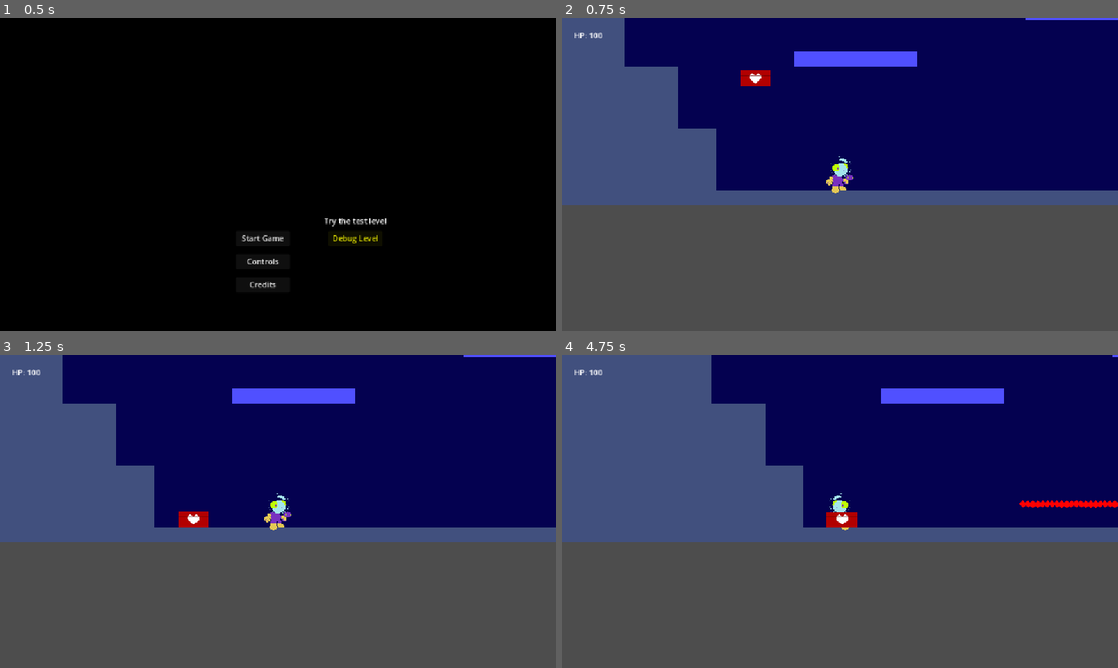
Above: before the commit, frames 1-4 (two rows, left to right).
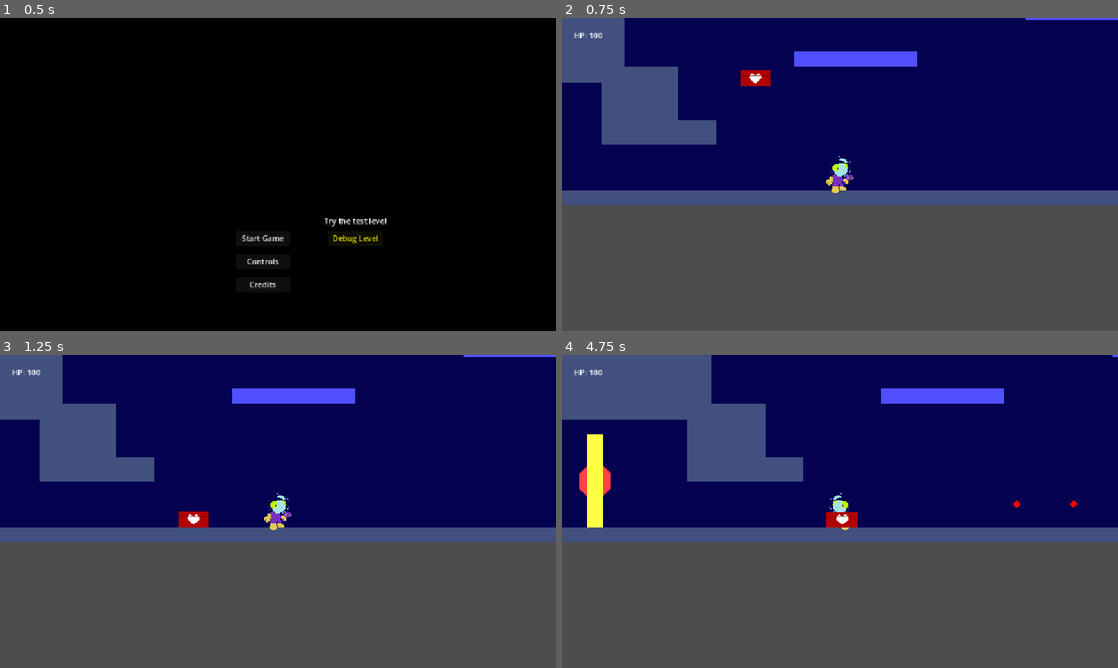
Above: after the commit, the same moments.

Repository: kv-mod3/FightClub-SpacePirates
Game: Godot game, scene res://levels/title_menu.tscn
The game is run twice, just before and just after one commit, with the same random seed, the same clock (stepped at 60 frames per second) and the same inputs.
Inputs:
- Up to frame 1 (0.5 s): no input
- Up to frame 2 (0.75 s): click "Debug Level" at 0.5 s
- Up to frame 3 (1.25 s): no input
- Up to frame 4 (4.75 s): tap Enter (shoot) at 1.25, 1.35, 2.3, 2.85, 3.6 s; hold D (right) 1.28-2.78 s; tap Space (jump) at 1.52, 1.55, 1.82, 2.1, 2.27, 2.57, 3.05, 3.77, 4.07, 4.35, 4.52 s; hold A (left) from 2.78 s (still down)

Frame 1 is identical in both runs. In frame 2, 5.7% of the frame differs, in the area x 0-28%, y 20-56%; in frame 3, 5.7%; in frame 4, 11%, in the area x 0-100%, y 20-56%.

Commit message:
restructuring

Diff:
--- a/project-space-pirates/entities/enemies/PirateEnemy/pirate_enemy_backup.gd
+++ /dev/null
@@ -1,130 +0,0 @@
-extends CharacterBody2D
-
-
-enum State {
-	IDLE,
-	ROAM,
-	JUMP,
-	SHOOT
-}
-
-@export var health: float = 25
-@export var move_speed: float = 30
-@export var acceleration: float = 5 # How quickly the node accelerates to target velocity.
-@export var jump_velocity: float = -400
-var bullet: PackedScene = preload("res://entities/enemies/PirateEnemy/pirate_bullet.tscn")
-
-var current_state := State.ROAM
-var shuffling_states: Array = [State.IDLE, State.ROAM]
-var direction: Vector2
-var instinct_to_jump: bool = false
-var target: Node2D # Starts with a value of null on load.
-var taking_damage: bool = false
-
-
-func _ready() -> void:
-	pass
-
-
-func _physics_process(delta: float) -> void:
-	# Add the gravity.
-	if not is_on_floor():
-		velocity += get_gravity() * delta
-	if is_on_floor():
-		match current_state:
-			State.ROAM:
-				move()
-				if instinct_to_jump == false:
-					instinct_to_jump = true # The instinctual need to jump becomes true.
-					$JumpingTimer.start(range(5, 10).pick_random()) # Picks a time between 5-10 seconds, until jump.
-			State.JUMP:
-				jump()
-				current_state = State.ROAM
-				if instinct_to_jump == true:
-					instinct_to_jump = false
-			State.SHOOT:
-				shoot()
-	move_and_slide()
-
-
-func animate() -> void:
-	if direction == Vector2.RIGHT:
-		$TestSprite2D.flip_h = true
-	else:
-		$TestSprite2D.flip_h = false
-
-
-func move() -> void:
-	# velocity = velocity.move_toward(direction * move_speed, acceleration)
-	velocity = direction * move_speed
-
-
-func jump() -> void:
-	velocity.y = jump_velocity
-
-
-func choose(array): # Not given a static type (Vector2) to ensure the function remains flexible for arrays too.
-	array.shuffle()
-	return array.front() # Chooses the first element in the array and returns it.
-
-
-func _on_direction_timer_timeout() -> void:
-	$DirectionTimer.wait_time = range(2, 5).pick_random()
-	if current_state == State.ROAM:
-		direction = choose([Vector2.LEFT, Vector2.RIGHT])
-		animate()
-
-
-func _on_jumping_timer_timeout() -> void:
-	current_state = State.JUMP
-
-
-func shoot() -> void:
-	# TODO: Cooldown on shoot.
-	if target: # If target exists:
-		var b = bullet.instantiate()
-		owner.add_child(b) # Adds bullet to the root node of the scene the player is in, instead of to player themself.
-		b.transform = $MuzzleMarker.global_transform
-
-
-func take_damage(damage) -> void:
-	if taking_damage == false: # Prevents the enemy from taking too many instances of damage while the code runs.
-		taking_damage = true
-		health -= damage
-		print("Enemy current health: ", health)
-
-		# Enemy flashes red on hit.
-		var flash_red_color: Color = Color(50, 0.5, 0.5)
-		modulate = flash_red_color
-
-		# Awaits the timeout of a timer of 0.2 seconds, created within the SceneTree, before continuing the code.
-		await get_tree().create_timer(0.2).timeout
-
-		# Removes the enemy if it is dead, otherwise continues running code.
-		if health <= 0:
-			queue_free()
-			print("Enemy died.")
-
-		# Enemy returns to original color.
-		var original_color: Color = Color(1, 1, 1)
-		modulate = original_color
-
-		taking_damage = false
-
-
-func _on_detection_area_2d_body_entered(body: Node2D) -> void:
-	if body is Player:
-		# TODO: Hook it up to enemy states.
-		target = body # Assigns the body (in this case the Player) to "target".
-		var distance_to_player: Vector2
-
-		# Gets the distance by taking the target's position vectors and subtracting the enemy's position vectors.
-		distance_to_player = target.global_position - global_position
-
-		# Normalizes the vector so that only the direction to the target remains.
-		var direction_normal: Vector2 = distance_to_player.normalized()
-		print(direction_normal)
-		if direction_normal.x < -0.707: # If target is detected on the left.
-			pass # TODO: Hook it up to shoot.
-		if direction_normal.x > 0.707: # If target is detected on the right.
-			pass
--- a/project-space-pirates/levels/level_debug.tscn
+++ b/project-space-pirates/levels/level_debug.tscn
@@ -1,10 +1,11 @@
-[gd_scene load_steps=6 format=3 uid="uid://e1h2ictdyujb"]
+[gd_scene load_steps=7 format=3 uid="uid://e1h2ictdyujb"]
 
-[ext_resource type="PackedScene" uid="uid://c1vwxu07abuus" path="res://entities/player/PlayerPlatformer/player_platformer.tscn" id="1_75gwh"]
+[ext_resource type="PackedScene" uid="uid://c1vwxu07abuus" path="res://objects/player/PlayerPlatformer/player_platformer.tscn" id="1_75gwh"]
 [ext_resource type="Script" uid="uid://be8efiufn4g0p" path="res://levels/level_debug.gd" id="1_tlh8j"]
-[ext_resource type="PackedScene" uid="uid://dkc7n6xag5por" path="res://entities/enemies/PirateEnemy/pirate_enemy.tscn" id="2_03qpd"]
-[ext_resource type="PackedScene" uid="uid://dej7s7gmiss13" path="res://objects/health_item.tscn" id="4_ppha6"]
-[ext_resource type="PackedScene" uid="uid://bacqw7l3u02n6" path="res://objects/platform.tscn" id="4_u2tkn"]
+[ext_resource type="PackedScene" uid="uid://dkc7n6xag5por" path="res://objects/enemies/PirateEnemy/pirate_enemy.tscn" id="2_03qpd"]
+[ext_resource type="PackedScene" uid="uid://dej7s7gmiss13" path="res://objects/pickup_items/health_item.tscn" id="4_ppha6"]
+[ext_resource type="PackedScene" uid="uid://bacqw7l3u02n6" path="res://objects/level_objects/platform.tscn" id="4_u2tkn"]
+[ext_resource type="PackedScene" uid="uid://bvstcalgkhvp6" path="res://objects/level_objects/door.tscn" id="5_y1fpr"]
 
 [node name="DebugRoom" type="Node2D"]
 script = ExtResource("1_tlh8j")
@@ -19,10 +20,10 @@
 [node name="Polygon2D" type="Polygon2D" parent="Floor"]
 scale = Vector2(1.25, 1)
 color = Color(0.254902, 0.313726, 0.494118, 1)
-polygon = PackedVector2Array(768, 32, 768, -280, 748.8, -280, 748.8, -96, 512, -96, 326.4, -56, 230.4, 16, -230.4, 16, -230.4, -48, -262.4, -48, -262.4, -112, -307.2, -112, -307.2, -176, -512, -176, -512, 32)
+polygon = PackedVector2Array(768, 32, 768, -280, 748.8, -280, 748.8, -96, 512, -96, 326.4, -56, 230.4, 16, -492.8, 16, -492.8, -96, -326.4, -96, -326.4, -32, -230.4, -32, -230.4, -56, -262.4, -56, -262.4, -112, -307.2, -112, -307.2, -176, -512, -176, -512, 32)
 
 [node name="CollisionPolygon2D" type="CollisionPolygon2D" parent="Floor"]
-polygon = PackedVector2Array(-640, 32, 960, 32, 960, -280, 936, -280, 936, -96, 640, -96, 408, -56, 288, 16, -288, 16, -288, -48, -328, -48, -328, -112, -384, -112, -384, -176, -640, -176)
+polygon = PackedVector2Array(-640, 32, 960, 32, 960, -280, 936, -280, 936, -96, 640, -96, 408, -56, 288, 16, -616, 16, -616, -96, -408, -96, -408, -32, -288, -32, -288, -56, -328, -56, -328, -112, -384, -112, -384, -176, -640, -176)
 
 [node name="Platforms" type="Node" parent="."]
 
@@ -60,5 +61,8 @@
 [node name="HealthItem2" parent="Objects" instance=ExtResource("4_ppha6")]
 position = Vector2(-584, -200)
 
+[node name="Door" parent="Objects" instance=ExtResource("5_y1fpr")]
+position = Vector2(-504, 0)
+
 [node name="PlayerPlatformer" parent="." instance=ExtResource("1_75gwh")]
 position = Vector2(-160, 24)
--- a/project-space-pirates/entities/player/PlayerPlatformer/player_bullet.tscn
+++ b/project-space-pirates/objects/enemies/PirateEnemy/pirate_bullet.tscn
@@ -1,14 +1,14 @@
-[gd_scene load_steps=3 format=3 uid="uid://bica2gk1qvap2"]
+[gd_scene load_steps=3 format=3 uid="uid://dkf21bnl3dtmo"]
 
-[ext_resource type="Script" uid="uid://cnvm6gdpp2wy4" path="res://entities/player/PlayerPlatformer/player_bullet.gd" id="1_32ukc"]
+[ext_resource type="Script" uid="uid://p0h8i7r2q2i1" path="res://objects/enemies/PirateEnemy/pirate_bullet.gd" id="1_qsx2m"]
 
 [sub_resource type="CircleShape2D" id="CircleShape2D_8afq0"]
 radius = 4.0
 
-[node name="PlayerBullet" type="Area2D"]
+[node name="PirateBullet" type="Area2D"]
 collision_layer = 8
-collision_mask = 3
-script = ExtResource("1_32ukc")
+collision_mask = 5
+script = ExtResource("1_qsx2m")
 
 [node name="VisibleOnScreenNotifier2D" type="VisibleOnScreenNotifier2D" parent="."]
 position = Vector2(-4, -4)
@@ -16,7 +16,7 @@
 rect = Rect2(0, 0, 4, 4)
 
 [node name="Polygon2D" type="Polygon2D" parent="."]
-color = Color(1, 1, 0, 1)
+color = Color(1, 0, 0, 1)
 polygon = PackedVector2Array(0, -4, 4, 0, 0, 4, -4, 0)
 
 [node name="CollisionShape2D" type="CollisionShape2D" parent="."]
--- a/project-space-pirates/entities/enemies/PirateEnemy/pirate_enemy.gd
+++ b/project-space-pirates/objects/enemies/PirateEnemy/pirate_enemy.gd
@@ -3,23 +3,28 @@
 
 enum State {
 	IDLE,
-	ROAM,
+	MOVE,
 	JUMP,
 	SHOOT
 }
 
-enum InitialDirection {Left, Right}
-@export var initial_direction := InitialDirection.Left # Allows choosing initial direction within the editor.
+enum InitialDirection {LEFT, RIGHT}
+@export var initial_direction := InitialDirection.LEFT # Allows choosing initial direction within the editor.
+enum Type {
+	STATIONARY, ## Enemy stands still and shoots if player is detected.
+	ROAMING ## Enemy moves back and forth and stops to shoot if player is detected.
+}
+@export var mode_type := Type.STATIONARY
 
 @export var health: float = 25
 @export var move_speed: float = 30
 @export var acceleration: float = 5 # How quickly the node accelerates to target velocity.
 @export var jump_velocity: float = -400
 
-var bullet: PackedScene = preload("res://entities/enemies/PirateEnemy/pirate_bullet.tscn")
+var bullet: PackedScene = preload("res://objects/enemies/PirateEnemy/pirate_bullet.tscn")
 
-var current_state := State.ROAM
-var shuffling_states: Array = [State.IDLE, State.ROAM]
+var current_state := State.MOVE
+var shuffling_states: Array = [State.IDLE, State.MOVE]
 var direction: Vector2
 var instinct_to_jump: bool = false
 var target: Node2D # Starts with a value of null on load. Currently unused.
@@ -29,32 +34,41 @@
 func _ready() -> void:
 	# Initial direction on scene load.
 	match initial_direction:
-		InitialDirection.Left:
+		InitialDirection.LEFT:
 			direction = Vector2.LEFT
 			animate()
-		InitialDirection.Right:
+		InitialDirection.RIGHT:
 			direction = Vector2.RIGHT
 			animate()
+	match mode_type:
+		Type.STATIONARY:
+			pass
+		Type.ROAMING:
+			pass
 
 
 func _physics_process(delta: float) -> void:
-	# Add the gravity.
+	# Player affected by gravity if not on floor.
 	if not is_on_floor():
 		velocity += get_gravity() * delta
 	if is_on_floor():
 		match current_state:
-			State.ROAM:
+			State.MOVE:
 				move()
 				if instinct_to_jump == false:
 					instinct_to_jump = true # The instinctual need to jump becomes true.
 					$JumpingTimer.start(range(5, 10).pick_random()) # Picks a time between 5-10 seconds, until jump.
 			State.JUMP:
 				jump()
-				current_state = State.ROAM
+				current_state = State.MOVE
 			State.SHOOT:
-				await shoot()
+				shoot(3)
 				current_state = State.IDLE
 	move_and_slide()
+
+
+func state_controller() -> void:
+	pass
 
 
 func animate() -> void:
@@ -86,30 +100,26 @@
 
 func _on_direction_timer_timeout() -> void:
 	$DirectionTimer.wait_time = range(2, 5).pick_random()
-	if current_state == State.ROAM:
+	if current_state == State.MOVE:
 		direction = choose([Vector2.LEFT, Vector2.RIGHT])
 		animate()
 
 
 func _on_jumping_timer_timeout() -> void:
 	instinct_to_jump = false # Loses the instinct to jump.
-	if current_state == State.ROAM: # Enemy only jumps if not roaming.
+	if current_state == State.MOVE: # Enemy only jumps if not moving.
 		current_state = State.JUMP
 
 
-func shoot() -> void:
-	for burst_fire in range(3):
+func shoot(bullet_amount: int) -> void:
+	for number in range(bullet_amount):
 		await get_tree().create_timer(0.2).timeout
-		create_bullet()
+		var b = bullet.instantiate()
+		get_owner().call_deferred("add_child", b)
+		b.transform = $MuzzleMarker.global_transform
 
 
-func create_bullet() -> void:
-	var b = bullet.instantiate()
-	get_owner().call_deferred("add_child", b)
-	b.transform = $MuzzleMarker.global_transform
-
-
-func take_damage(damage) -> void:
+func take_damage(damage: float) -> void:
 	if taking_damage == false: # Prevents the enemy from taking too many instances of damage while the code runs.
 		taking_damage = true
 		health -= damage
@@ -145,10 +155,10 @@
 		# target = body # Sets the enemy's target.
 		print("Enemy detected Player.")
 
-# BUG: If player exits detection during shoot(), then enemy never returns to ROAM state.
+# BUG: If player exits detection during shoot(), then enemy never returns to MOVE state.
 # May need to use a loop for checking for body overlapping.
 func _on_detection_area_2d_body_exited(body: Node2D) -> void:
 	if body is Player:
-		current_state = State.ROAM
+		current_state = State.MOVE
 		$DirectionTimer.wait_time = 5
 		print("Enemy lost sight of Player.")
--- a/project-space-pirates/entities/enemies/PirateEnemy/pirate_enemy.tscn
+++ b/project-space-pirates/objects/enemies/PirateEnemy/pirate_enemy.tscn
@@ -1,6 +1,6 @@
 [gd_scene load_steps=7 format=3 uid="uid://dkc7n6xag5por"]
 
-[ext_resource type="Script" uid="uid://byyr2k7trv3q0" path="res://entities/enemies/PirateEnemy/pirate_enemy.gd" id="1_dw1y7"]
+[ext_resource type="Script" uid="uid://byyr2k7trv3q0" path="res://objects/enemies/PirateEnemy/pirate_enemy.gd" id="1_dw1y7"]
 [ext_resource type="Texture2D" uid="uid://cw0k2qagu3gtg" path="res://assets/concepts/GJ_-_Alien_ideas_01.png" id="2_aqd2k"]
 
 [sub_resource type="AtlasTexture" id="AtlasTexture_ke628"]
--- /dev/null
+++ b/project-space-pirates/objects/level_objects/door.gd
@@ -0,0 +1,17 @@
+extends StaticBody2D
+
+var is_opening: bool = false
+
+# Called when the node enters the scene tree for the first time.
+func _ready() -> void:
+	pass # Replace with function body.
+
+
+# Called every frame. 'delta' is the elapsed time since the previous frame.
+func _process(delta: float) -> void:
+	if is_opening == true:
+		pass
+
+# Opens door upon being hit by Player bullet.
+func open() -> void:
+	pass
--- /dev/null
+++ b/project-space-pirates/objects/level_objects/door.tscn
@@ -0,0 +1,23 @@
+[gd_scene load_steps=2 format=3 uid="uid://bvstcalgkhvp6"]
+
+[ext_resource type="Script" uid="uid://da68h068bisy3" path="res://objects/level_objects/door.gd" id="1_jdpod"]
+
+[node name="Door" type="StaticBody2D"]
+collision_mask = 6
+script = ExtResource("1_jdpod")
+
+[node name="CollisionPolygon2D" type="CollisionPolygon2D" parent="."]
+polygon = PackedVector2Array(8, -48, 8, -16, 16, -8, 16, 8, 8, 16, 8, 48, -8, 48, -8, 16, -16, 8, -16, -8, -8, -16, -8, -48)
+
+[node name="Polygon2D" type="Polygon2D" parent="."]
+color = Color(1, 1, 0.26, 1)
+polygon = PackedVector2Array(8, -48, 8, 48, -8, 48, -8, -48)
+
+[node name="SensorRight" type="Polygon2D" parent="Polygon2D"]
+color = Color(1, 0.26, 0.26, 1)
+polygon = PackedVector2Array(8, -16, 16, -8, 16, 8, 8, 16)
+
+[node name="SensorLeft" type="Polygon2D" parent="Polygon2D"]
+position = Vector2(-24, 0)
+color = Color(1, 0.26, 0.26, 1)
+polygon = PackedVector2Array(8, -8, 16, -16, 16, 16, 8, 8)
--- a/project-space-pirates/objects/health_item.gd
+++ b/project-space-pirates/objects/pickup_items/health_item.gd
@@ -1,3 +1,4 @@
+class_name Pickup
 extends CharacterBody2D
 
 const HEALTH: float = 60
--- a/project-space-pirates/objects/health_item.tscn
+++ b/project-space-pirates/objects/pickup_items/health_item.tscn
@@ -1,6 +1,6 @@
 [gd_scene load_steps=3 format=3 uid="uid://dej7s7gmiss13"]
 
-[ext_resource type="Script" uid="uid://5c37xl6jpk3w" path="res://objects/health_item.gd" id="1_ssjt5"]
+[ext_resource type="Script" uid="uid://5c37xl6jpk3w" path="res://objects/pickup_items/health_item.gd" id="1_ssjt5"]
 
 [sub_resource type="RectangleShape2D" id="RectangleShape2D_nkiqf"]
 size = Vector2(32, 16)
--- /dev/null
+++ b/project-space-pirates/objects/pickup_items/test_item.gd
@@ -0,0 +1,11 @@
+extends Area2D
+
+
+# Called when the node enters the scene tree for the first time.
+func _ready() -> void:
+	pass # Replace with function body.
+
+
+# Called every frame. 'delta' is the elapsed time since the previous frame.
+func _process(delta: float) -> void:
+	pass
--- /dev/null
+++ b/project-space-pirates/objects/pickup_items/test_item.tscn
@@ -0,0 +1,14 @@
+[gd_scene load_steps=3 format=3 uid="uid://b7eep421c6l75"]
+
+[ext_resource type="Script" uid="uid://c3cahdx3pa6m0" path="res://objects/pickup_items/test_item.gd" id="1_18med"]
+
+[sub_resource type="RectangleShape2D" id="RectangleShape2D_cx2tr"]
+
+[node name="Area2D" type="Area2D"]
+script = ExtResource("1_18med")
+
+[node name="CollisionShape2D" type="CollisionShape2D" parent="."]
+shape = SubResource("RectangleShape2D_cx2tr")
+
+[node name="Polygon2D" type="Polygon2D" parent="."]
+polygon = PackedVector2Array(-8, -8, 8, -8, 8, 8, -8, 8)
--- a/project-space-pirates/entities/enemies/PirateEnemy/pirate_bullet.tscn
+++ b/project-space-pirates/objects/player/PlayerPlatformer/player_bullet.tscn
@@ -1,14 +1,14 @@
-[gd_scene load_steps=3 format=3 uid="uid://dkf21bnl3dtmo"]
+[gd_scene load_steps=3 format=3 uid="uid://bica2gk1qvap2"]
 
-[ext_resource type="Script" uid="uid://p0h8i7r2q2i1" path="res://entities/enemies/PirateEnemy/pirate_bullet.gd" id="1_qsx2m"]
+[ext_resource type="Script" uid="uid://cnvm6gdpp2wy4" path="res://objects/player/PlayerPlatformer/player_bullet.gd" id="1_32ukc"]
 
 [sub_resource type="CircleShape2D" id="CircleShape2D_8afq0"]
 radius = 4.0
 
-[node name="PirateBullet" type="Area2D"]
+[node name="PlayerBullet" type="Area2D"]
 collision_layer = 8
-collision_mask = 5
-script = ExtResource("1_qsx2m")
+collision_mask = 3
+script = ExtResource("1_32ukc")
 
 [node name="VisibleOnScreenNotifier2D" type="VisibleOnScreenNotifier2D" parent="."]
 position = Vector2(-4, -4)
@@ -16,7 +16,7 @@
 rect = Rect2(0, 0, 4, 4)
 
 [node name="Polygon2D" type="Polygon2D" parent="."]
-color = Color(1, 0, 0, 1)
+color = Color(1, 1, 0, 1)
 polygon = PackedVector2Array(0, -4, 4, 0, 0, 4, -4, 0)
 
 [node name="CollisionShape2D" type="CollisionShape2D" parent="."]
--- a/project-space-pirates/entities/player/PlayerPlatformer/player_platformer.gd
+++ b/project-space-pirates/objects/player/PlayerPlatformer/player_platformer.gd
@@ -5,7 +5,7 @@
 
 @export var move_speed: float = 200.0
 @export var jump_velocity: float = -400.0
-var bullet: PackedScene = preload("res://entities/player/PlayerPlatformer/player_bullet.tscn")
+var bullet: PackedScene = preload("res://objects/player/PlayerPlatformer/player_bullet.tscn")
 
 
 func _ready() -> void:
@@ -59,7 +59,7 @@
 		b.transform = $MuzzleMarker.global_transform
 
 
-func take_damage(damage) -> void:
+func take_damage(damage: float) -> void:
 	# TODO: Add sound effects.
 	PlayerVariables.health -= damage
 	$CanvasLayer/HealthLabel.text = "HP: %d" % PlayerVariables.health
--- a/project-space-pirates/entities/player/PlayerPlatformer/player_platformer.tscn
+++ b/project-space-pirates/objects/player/PlayerPlatformer/player_platformer.tscn
@@ -1,6 +1,6 @@
 [gd_scene load_steps=5 format=3 uid="uid://c1vwxu07abuus"]
 
-[ext_resource type="Script" uid="uid://b0jyw622gwwpt" path="res://entities/player/PlayerPlatformer/player_platformer.gd" id="1_qgnnd"]
+[ext_resource type="Script" uid="uid://b0jyw622gwwpt" path="res://objects/player/PlayerPlatformer/player_platformer.gd" id="1_qgnnd"]
 [ext_resource type="Texture2D" uid="uid://cw0k2qagu3gtg" path="res://assets/concepts/GJ_-_Alien_ideas_01.png" id="2_qgnnd"]
 
 [sub_resource type="AtlasTexture" id="AtlasTexture_5442t"]
--- a/project-space-pirates/entities/player/PlayerShip/player_ship.tscn
+++ b/project-space-pirates/objects/player/PlayerShip/player_ship.tscn
@@ -1,6 +1,6 @@
 [gd_scene load_steps=2 format=3 uid="uid://bxpfai6vxerrc"]
 
-[ext_resource type="Script" uid="uid://b7kriy2olk63u" path="res://entities/player/PlayerShip/player_ship.gd" id="1_0xplt"]
+[ext_resource type="Script" uid="uid://b7kriy2olk63u" path="res://objects/player/PlayerShip/player_ship.gd" id="1_0xplt"]
 
 [node name="PlayerShip" type="CharacterBody2D"]
 script = ExtResource("1_0xplt")
--- a/project-space-pirates/project.godot
+++ b/project-space-pirates/project.godot
@@ -17,8 +17,8 @@
 
 [autoload]
 
-PlayerVariables="*res://common/player_variables.gd"
-SceneManager="*res://common/scene_manager.gd"
+PlayerVariables="*res://global_scripts/player_variables.gd"
+SceneManager="*res://global_scripts/scene_manager.gd"
 
 [display]
 
@@ -28,10 +28,10 @@
 
 folder_colors={
 "res://assets/": "orange",
-"res://common/": "teal",
-"res://entities/": "yellow",
+"res://global_scripts/": "teal",
 "res://levels/": "blue",
-"res://objects/": "green"
+"res://objects/": "yellow",
+"res://objects/level_objects/": "yellow"
 }
 
 [global_group]
Not shown, removed: project-space-pirates/entities/enemies/PirateEnemy/pirate_enemy_backup.gd.uid
Renamed: project-space-pirates/common/player_variables.gd -> project-space-pirates/global_scripts/player_variables.gd
Renamed: project-space-pirates/common/player_variables.gd.uid -> project-space-pirates/global_scripts/player_variables.gd.uid
Renamed: project-space-pirates/common/scene_manager.gd -> project-space-pirates/global_scripts/scene_manager.gd
Renamed: project-space-pirates/common/scene_manager.gd.uid -> project-space-pirates/global_scripts/scene_manager.gd.uid
Renamed: project-space-pirates/entities/enemies/PirateEnemy/pirate_bullet.gd -> project-space-pirates/objects/enemies/PirateEnemy/pirate_bullet.gd
Renamed: project-space-pirates/entities/enemies/PirateEnemy/pirate_bullet.gd.uid -> project-space-pirates/objects/enemies/PirateEnemy/pirate_bullet.gd.uid
Renamed: project-space-pirates/entities/enemies/PirateEnemy/pirate_enemy.gd.uid -> project-space-pirates/objects/enemies/PirateEnemy/pirate_enemy.gd.uid
Renamed: project-space-pirates/entities/enemies/PirateEnemy/reference_npc.gd -> project-space-pirates/objects/enemies/PirateEnemy/reference_npc.gd
Renamed: project-space-pirates/entities/enemies/PirateEnemy/reference_npc.gd.uid -> project-space-pirates/objects/enemies/PirateEnemy/reference_npc.gd.uid
Not shown, added: project-space-pirates/objects/level_objects/door.gd.uid
Renamed: project-space-pirates/objects/platform.tscn -> project-space-pirates/objects/level_objects/platform.tscn
(and 7 more such lines)
